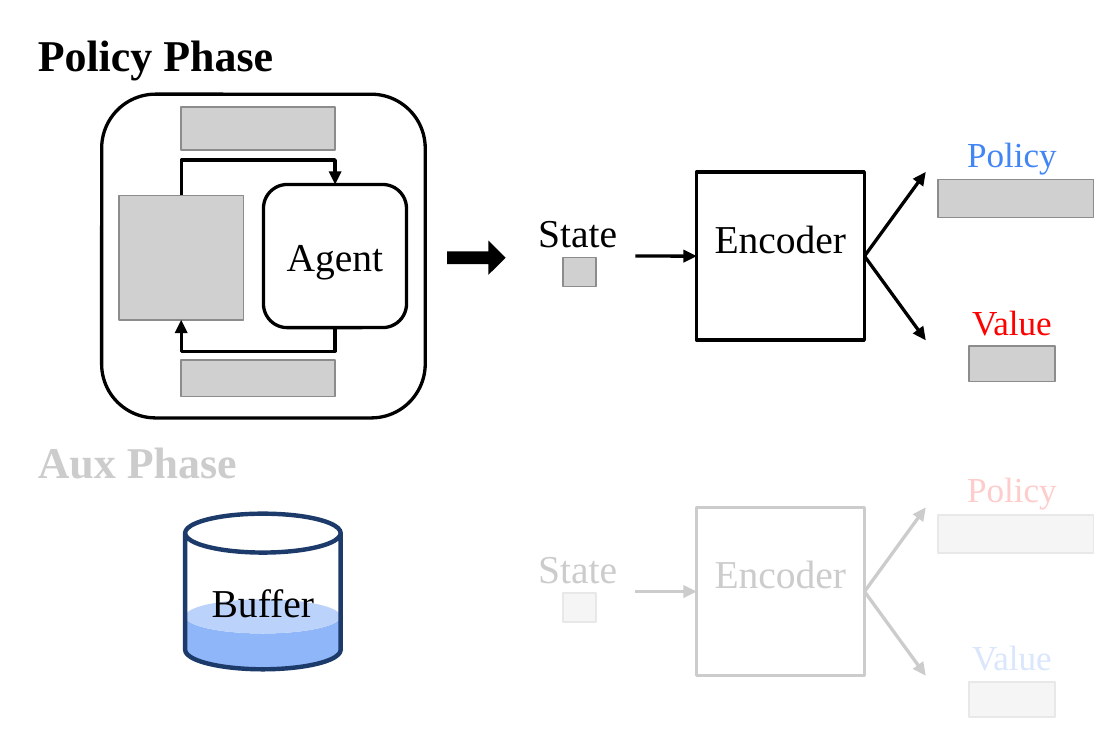
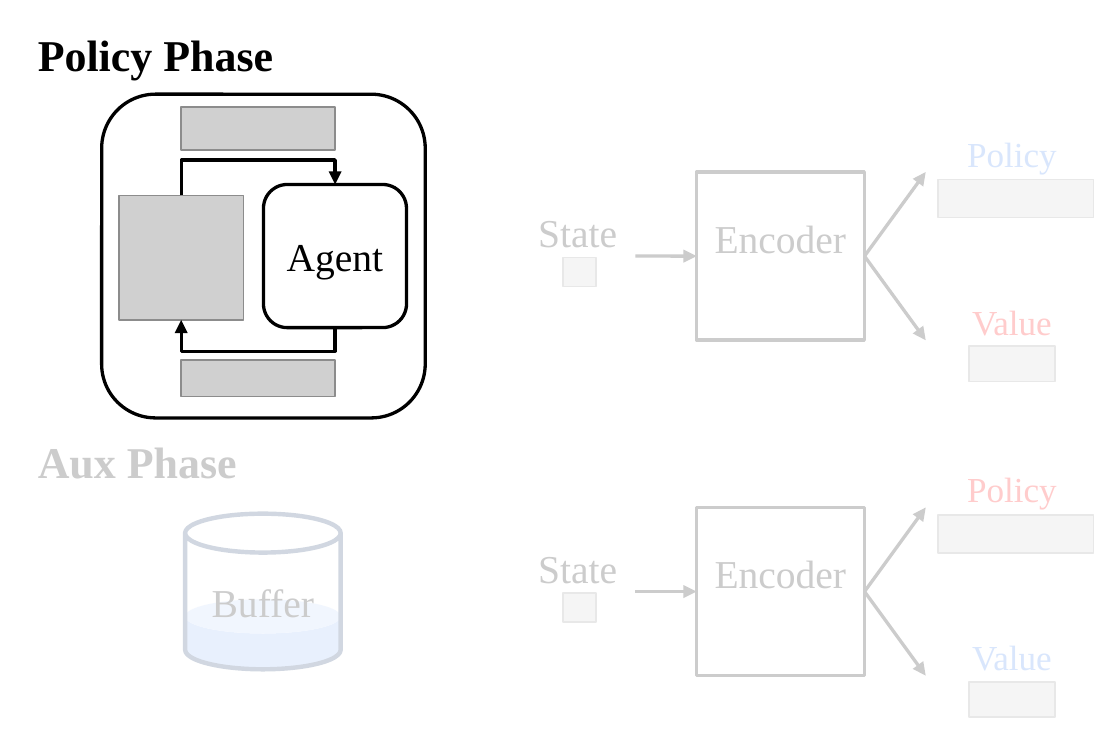
Before and after one commit to symoon11/symoon11.github.io, a slide deck: slide 4 of images/moon22neurips.pptx (slide 3 before the commit). Drawn at 1120x747 pixels with LibreOffice and Linux fonts; fonts in the diff are those of the drawing; grey boxes stand for pictures; background and template pictures are left out. Boxes give left, top, right and bottom in pixels: in the first picture for what was removed or moved away, otherwise in the second. Text is boxed around its words. In the diff, an @@ line names an element or a change of style, - is before the commit and + after.

```diff
--- a/images/moon22neurips.pptx
+++ b/images/moon22neurips.pptx
@@ rectangle: place and size @@
-rectangle at [526, 464, 1106, 722]
+rectangle at [526, 81, 1106, 722]
@@ down arrow removed at [448, 239, 506, 274] @@
@@ rectangle: place and size @@
-rectangle at [27, 427, 240, 496]
+rectangle at [27, 427, 390, 684]
```
Also in this commit, not shown: 4 other slides changed, 3 slides added, 4 other files.
